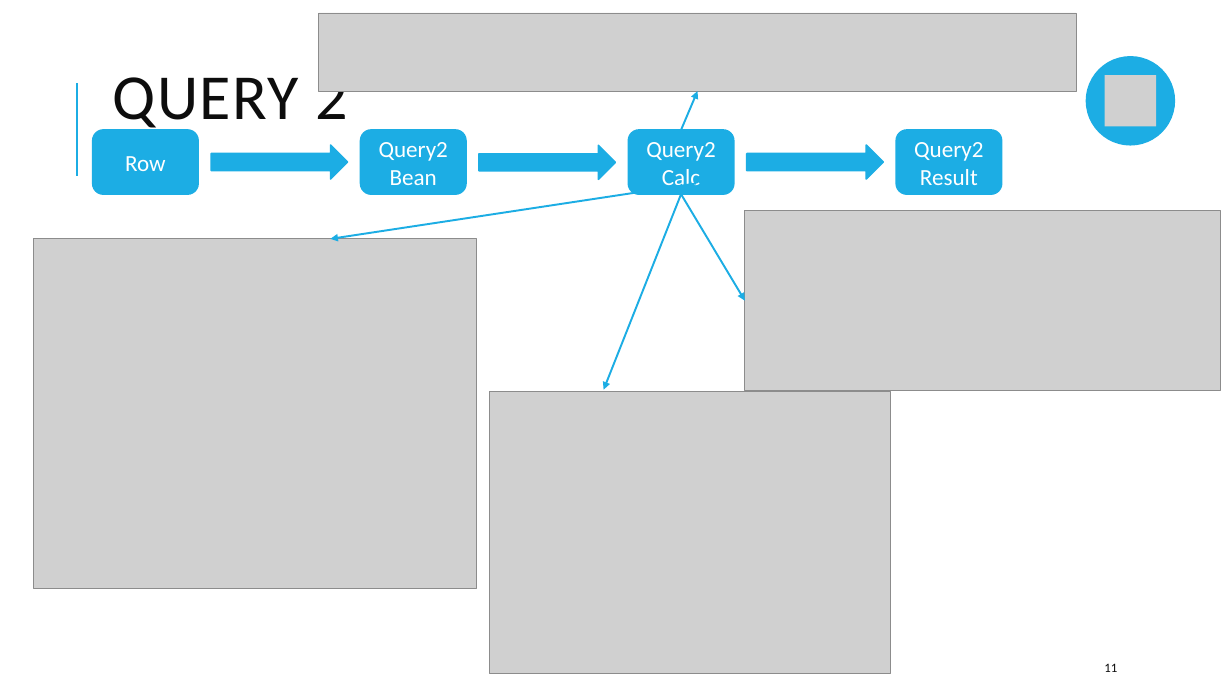
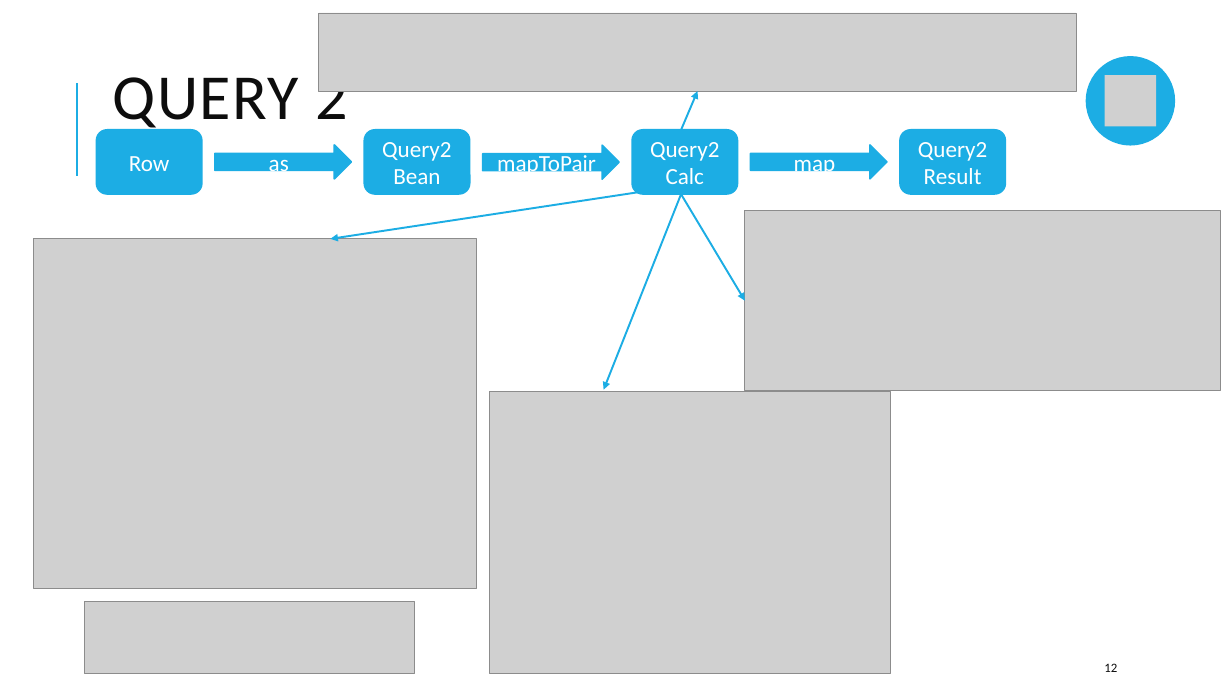
Before and after one commit to Diana0422/SABD-project1, a slide deck: slide 12 of Reports/SABD-presentazione1.pptx (slide 11 before the commit). Drawn at 1232x693 pixels with LibreOffice and Linux fonts; fonts in the diff are those of the drawing; grey boxes stand for pictures. Boxes give left, top, right and bottom in pixels: in the first picture for what was removed or moved away, otherwise in the second. Text is boxed around its words. In the diff, an @@ line names an element or a change of style, - is before the commit and + after.

```diff
--- a/Reports/SABD-presentazione1.pptx
+++ b/Reports/SABD-presentazione1.pptx
@@ 4 rounded rectangles: place and size @@
-4 rounded rectangles at <box>92,130,1002,195</box>
+4 rounded rectangles at <box>96,129,1006,194</box>
@@ text in right arrow at <box>269,151,289,177</box>: text added @@
+as
@@ text in right arrow at <box>497,151,596,177</box>: text added @@
+mapToPair
@@ text in right arrow at <box>794,151,836,177</box>: text added @@
+map
@@ picture added at <box>84,601,414,674</box> @@
@@ page number at <box>1104,663,1117,672</box>: text changed @@
-11
+12
```
Also in this commit, not shown: 7 other slides changed, 3 slides added, 1 slide removed, 1 other file.
